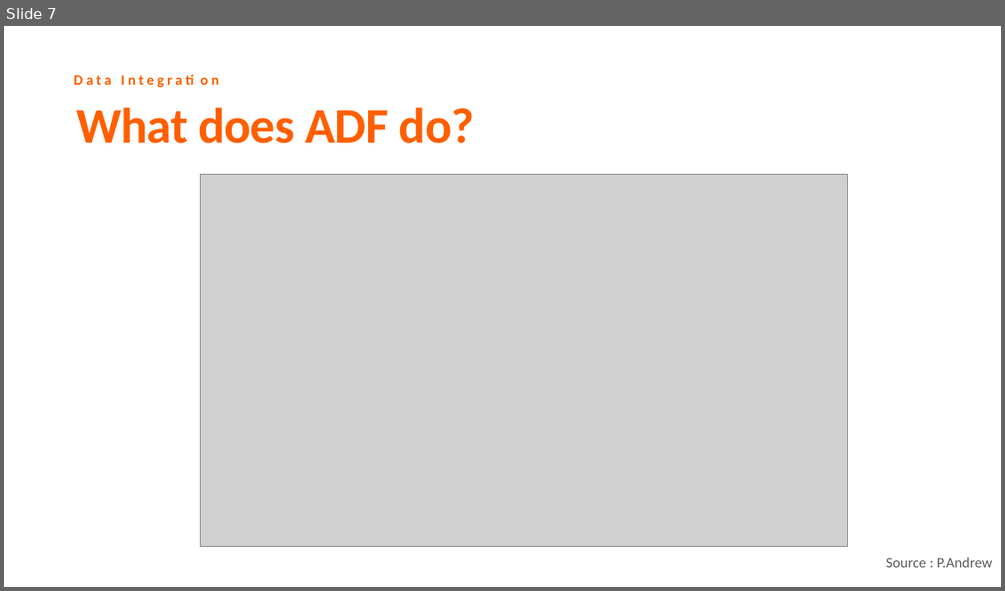
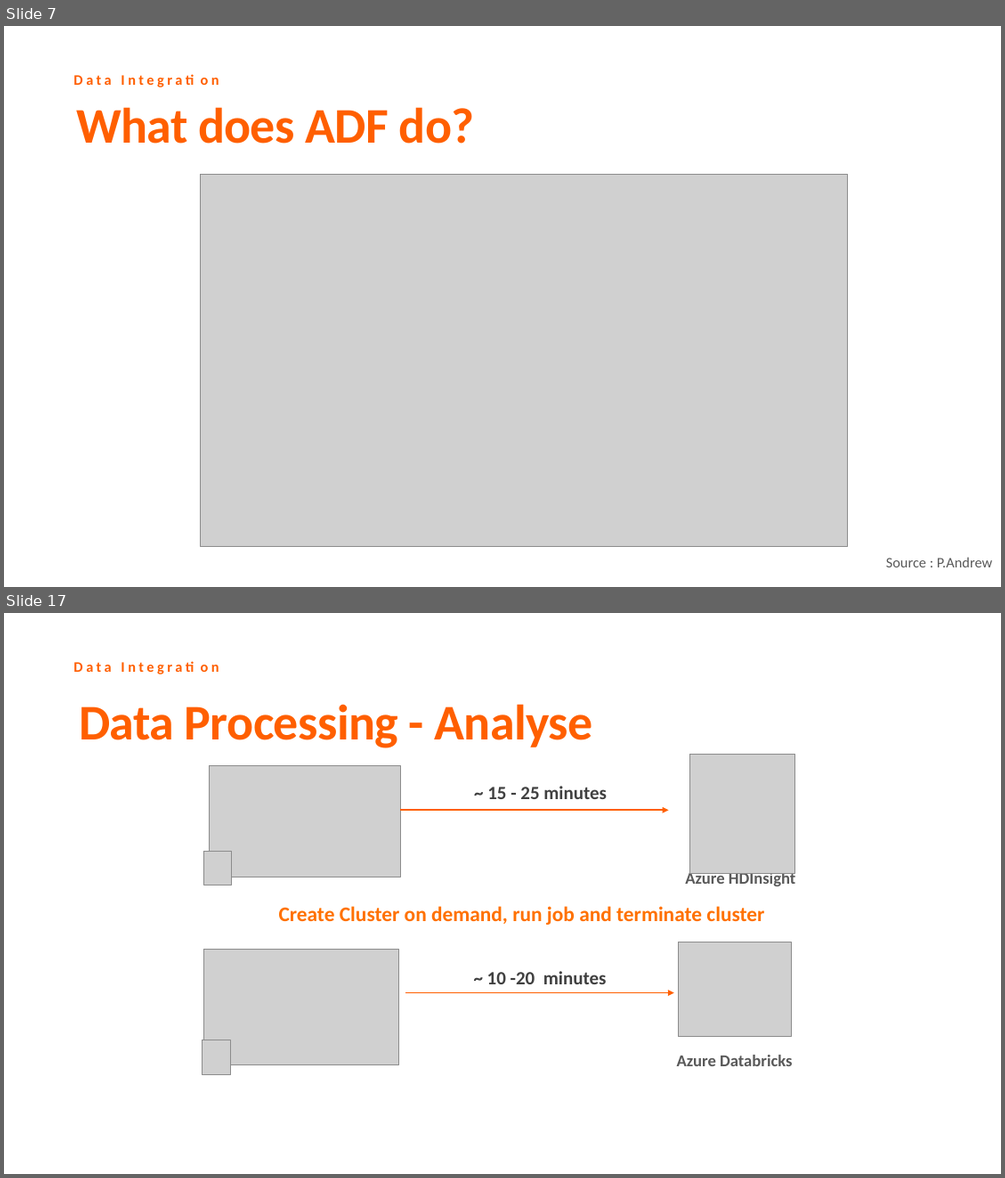
Before and after one commit to cloud4yourdata/CommunityEvents, a slide deck: AzureFPMeetup/OnPremCloudDataIntegration.pptx. Shown one above the other, each under a label of ours: slide 7 before the commit, slides 7 and 17 after it; the slides between them are not shown. The pictures are 1005x591 and 1005x1178 pixels, drawn with LibreOffice and Linux fonts; fonts in the diff are those of the drawing; grey boxes stand for pictures; background and template pictures are left out. Boxes give left, top, right and bottom in pixels: in the first picture for what was removed or moved away, otherwise in the second. Text is boxed around its words. In the diff, an @@ line names an element or a change of style, - is before the commit and + after.

```diff
--- a/AzureFPMeetup/OnPremCloudDataIntegration.pptx
+++ b/AzureFPMeetup/OnPremCloudDataIntegration.pptx
@@ slide 17 added at [4,613,1001,1174], background #FFFFFF; not listed: 1 template element that a slide beside it also shows @@
@@ text added at [185,704,592,748], 48 pt, text #FF5F00, bold @@
+Data Processing - Analyse
@@ picture added at [209,765,400,877] @@
@@ picture added at [689,754,795,873] @@
@@ text added at [487,786,607,799], 18 pt, text #404040, bold @@
+~ 15 - 25 minutes
@@ arrow added from (400, 810) to (669, 810), #FF5F00 1.5 pt @@
@@ picture added at [203,851,232,884] @@
@@ text added at [685,870,795,886], 16 pt, text #595959, bold @@
+Azure HDInsight
@@ text added at [279,906,764,925], 20 pt, text #FF7100, bold @@
+Create Cluster on demand, run job and terminate cluster
@@ picture added at [203,949,399,1064] @@
@@ picture added at [678,941,791,1037] @@
@@ text added at [487,971,607,984], 18 pt, text #404040, bold @@
+~ 10 -20 minutes
@@ arrow added from (405, 993) to (674, 993), #FF5F00 1.5 pt @@
@@ picture added at [202,1040,231,1074] @@
@@ text added at [677,1054,792,1066], 16 pt, text #595959, bold @@
+Azure Databricks
```
Also in this commit, not shown: 3 slides changed, 10 other slides added, 36 other files.
